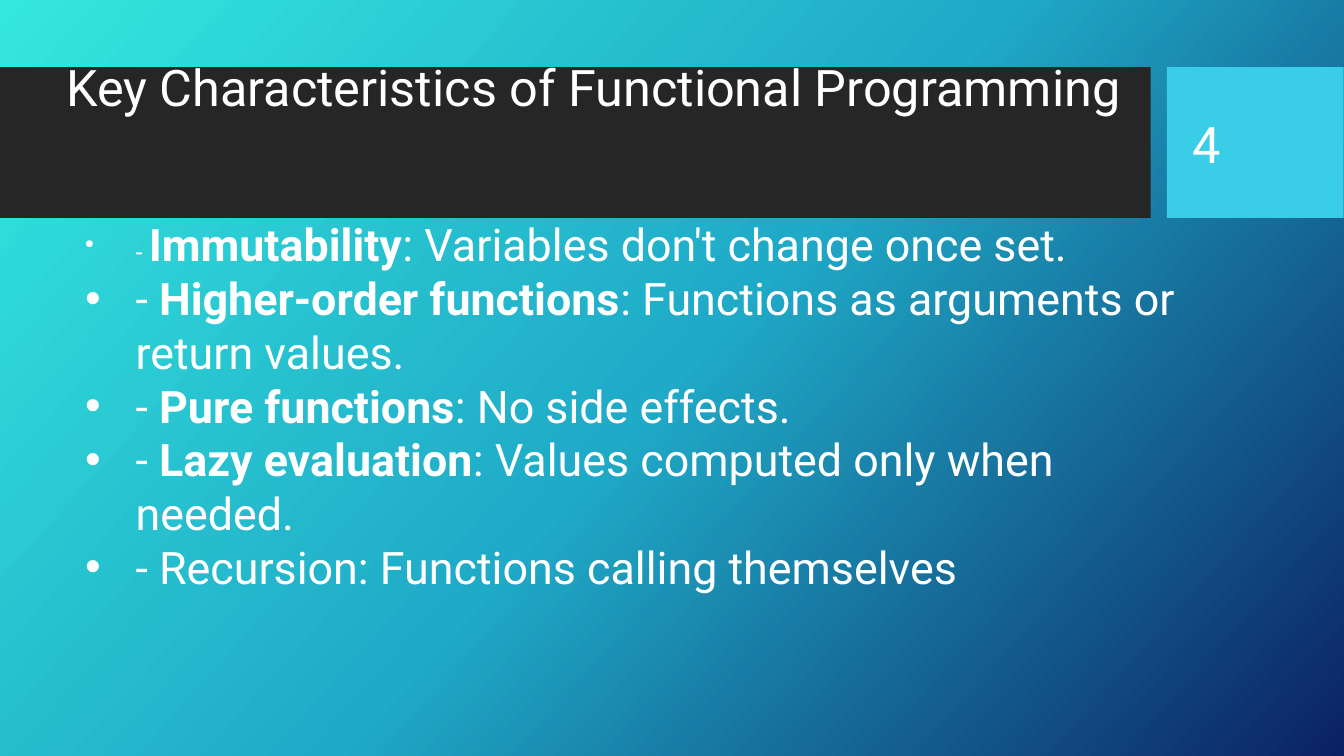
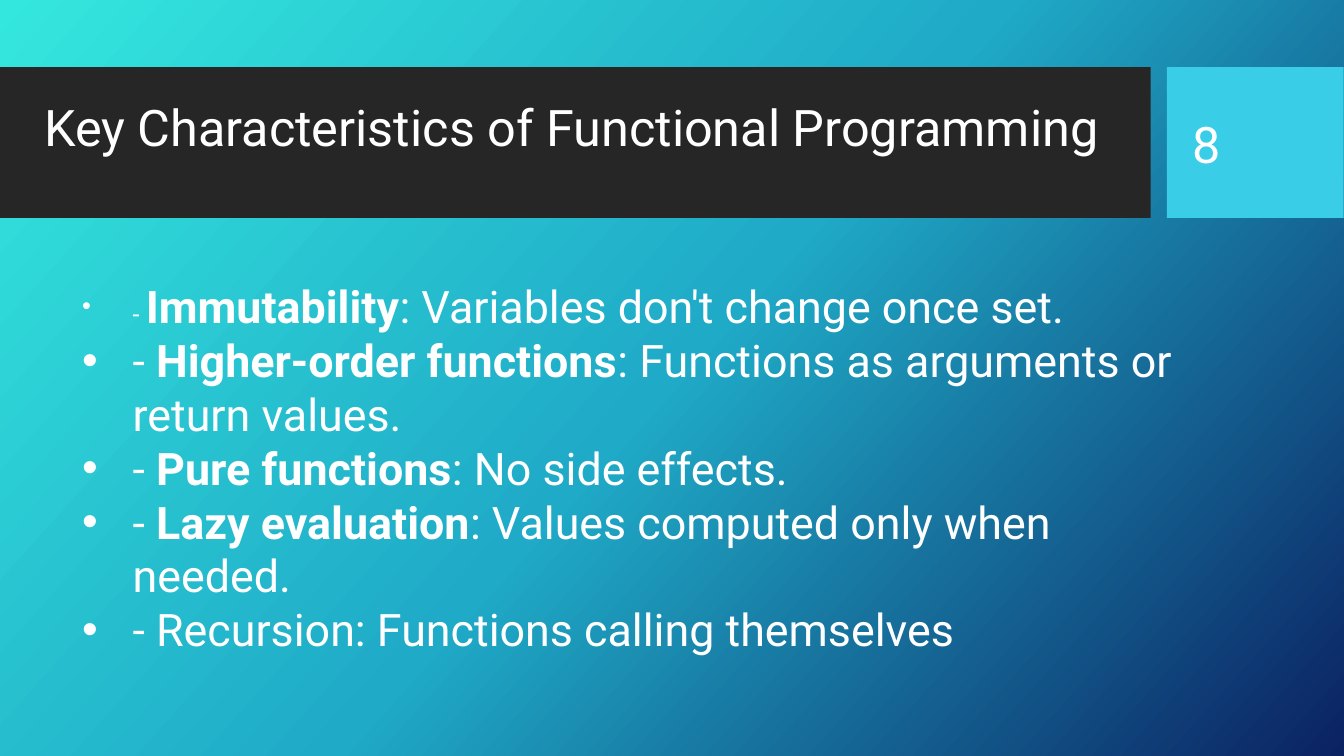
Before and after one commit to Fun-Prog-26/fun-prog-26, a slide deck: slide 9 of topic02-first-steps/unit-02a-lectures/talk-1/a-introduction-to-haskell.pptx (slide 5 before the commit). Drawn at 1344x756 pixels with LibreOffice and Linux fonts; fonts in the diff are those of the drawing; background and template pictures are left out. Boxes give left, top, right and bottom in pixels: in the first picture for what was removed or moved away, otherwise in the second. Text is boxed around its words. In the diff, an @@ line names an element or a change of style, - is before the commit and + after.

```diff
--- a/topic02-first-steps/unit-02a-lectures/talk-1/a-introduction-to-haskell.pptx
+++ b/topic02-first-steps/unit-02a-lectures/talk-1/a-introduction-to-haskell.pptx
@@ title "Key Characteristics of Functional Programming" rewrapped from (x1=66, y1=60, x2=1120, y2=117) to (x1=44, y1=107, x2=1098, y2=157) @@
@@ page number at (x1=1193, y1=126, x2=1221, y2=164): text changed @@
-4
+8
@@ text "- Immutability: Variables don't change ..." moved from (x1=136, y1=227, x2=1175, y2=594) to (x1=133, y1=289, x2=1172, y2=656) @@
```
Also in this commit, not shown: 4 other slides changed, 5 slides added, 1 slide removed, 4 other files.
